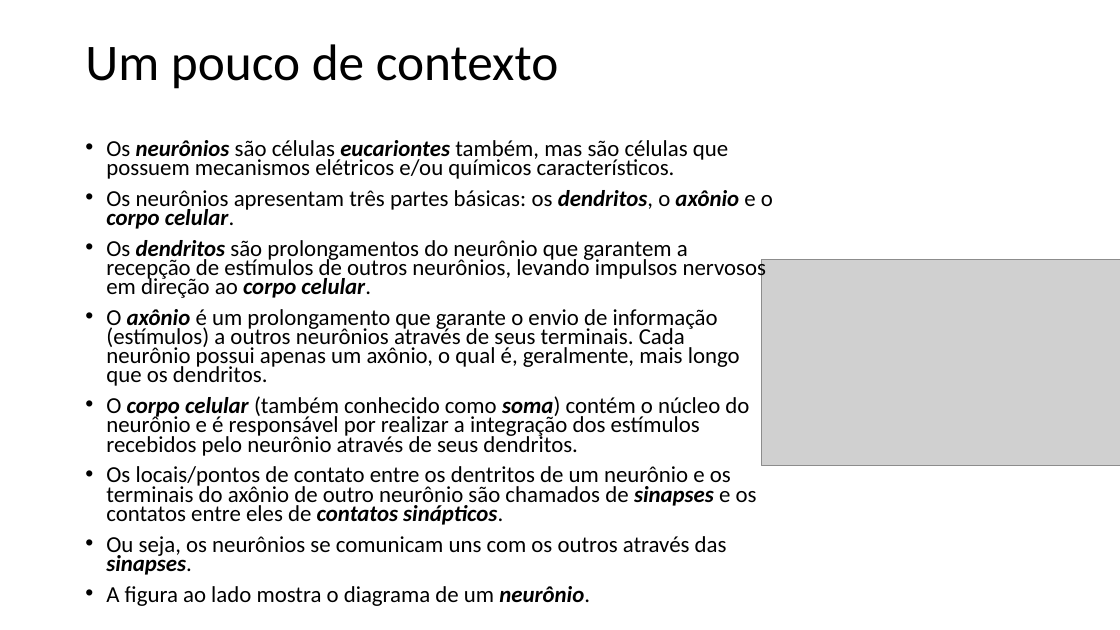
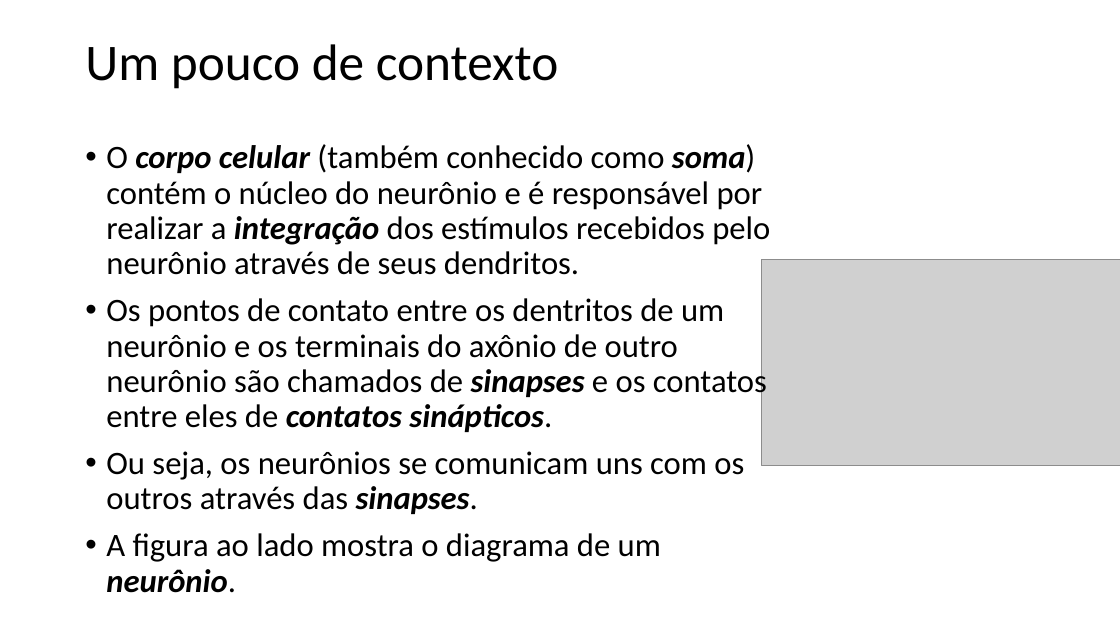
Before and after one commit to zz4fap/t320_aprendizado_de_maquina, a slide deck: slide 7 of slides/T320_Redes_Neurais_Artificiais (Parte I).pptx (slide 6 before the commit). Drawn at 1120x630 pixels with LibreOffice and Linux fonts; fonts in the diff are those of the drawing; grey boxes stand for pictures. Boxes give left, top, right and bottom in pixels: in the first picture for what was removed or moved away, otherwise in the second. Text is boxed around its words. In the diff, an @@ line names an element or a change of style, - is before the commit and + after.

```diff
--- a/slides/T320_Redes_Neurais_Artificiais (Parte I).pptx
+++ b/slides/T320_Redes_Neurais_Artificiais (Parte I).pptx
@@ text at [106, 140, 773, 386]: paragraphs removed @@
-• Os neurônios são células eucariontes também, mas são células que possuem mecanismos elétricos e/ou químicos característicos.
-• Os neurônios apresentam três partes básicas: os dendritos, o axônio e o corpo celular.
-• Os dendritos são prolongamentos do neurônio que garantem a recepção de estímulos de outros neurônios, levando impulsos nervosos em direção ao corpo celular.
-• O axônio é um prolongamento que garante o envio de informação (estímulos) a outros neurônios através de seus terminais. Cada neurônio possui apenas um axônio, o qual é, geralmente, mais longo que os dendritos.
@@ text at [106, 144, 770, 593]: size 19.6 to 28 pt in "O corpo celular (também conhecido como soma) ...", "Ou seja, os neurônios se comunicam uns ...", "A figura ao lado mostra o diagrama ..."; bold on, italic on in "integração"; line spacing 0.7 to 0.9 @@
@@ text at [106, 298, 767, 432]: text changed; size 19.6 to 28 pt @@
-• Os locais/pontos de contato entre os dentritos de um neurônio e os terminais do axônio de outro neurônio são chamados de sinapses e os contatos entre eles de contatos sinápticos.
+• Os pontos de contato entre os dentritos de um neurônio e os terminais do axônio de outro neurônio são chamados de sinapses e os contatos entre eles de contatos sinápticos.
```
Also in this commit, not shown: 3 other slides changed, 1 slide added, 3 other files.
